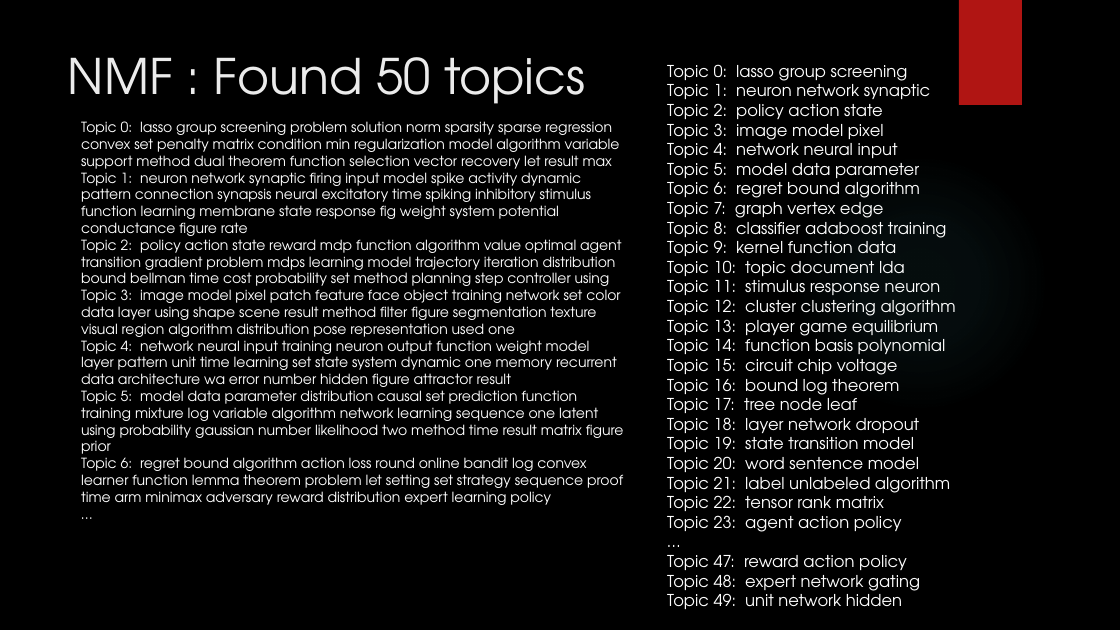
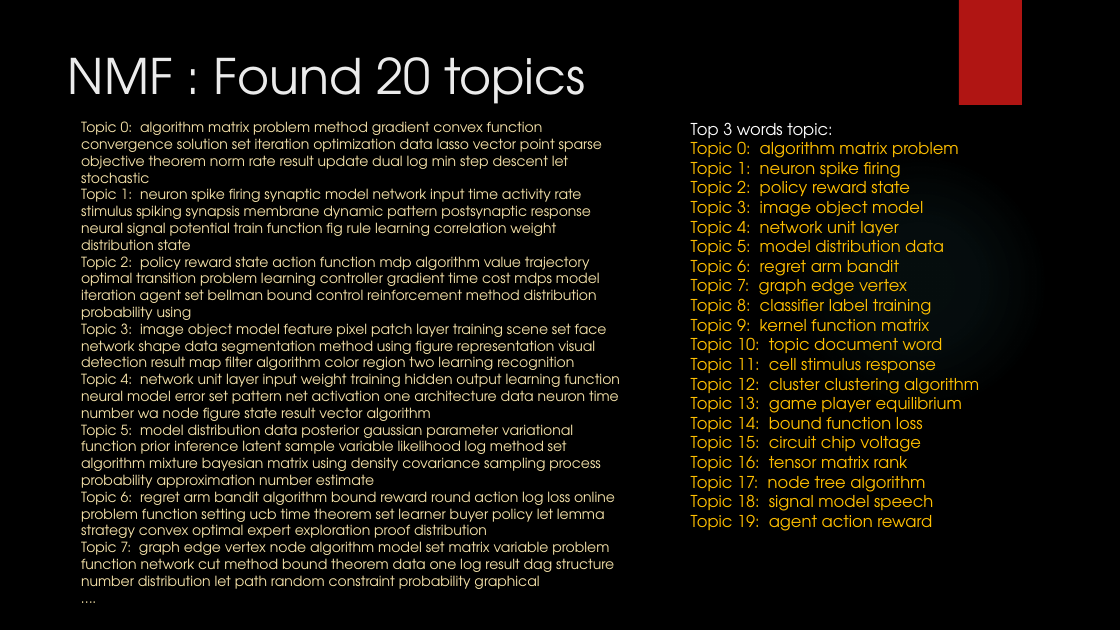
Before and after one commit to mdja/topic_model, a slide deck: slide 11 of Topic Modeling NIPS paper.pptx. Drawn at 1120x630 pixels with LibreOffice and Linux fonts; fonts in the diff are those of the drawing; background and template pictures are left out. Boxes give left, top, right and bottom in pixels: in the first picture for what was removed or moved away, otherwise in the second. Text is boxed around its words. In the diff, an @@ line names an element or a change of style, - is before the commit and + after.

```diff
--- a/Topic Modeling NIPS paper.pptx
+++ b/Topic Modeling NIPS paper.pptx
@@ title at [68, 57, 585, 104]: text changed @@
-NMF : Found 50 topics
+NMF : Found 20 topics
@@ text "Top 3 words topic:": place and size @@
-text "Top 3 words topic:" at [667, 64, 956, 609]
+text "Top 3 words topic:" at [691, 122, 979, 531]
@@ text at [81, 121, 620, 589]: text changed; text colour #FFFFFF to #F5E2A9 @@
-Topic 0: lasso group screening problem solution norm sparsity sparse regression convex set penalty matrix condition min regularization model algorithm variable support method dual theorem function selection vector recovery let result max
-Topic 1: neuron network synaptic firing input model spike activity dynamic pattern connection synapsis neural excitatory time spiking inhibitory stimulus function learning membrane state response fig weight system potential conductance figure rate
-Topic 2: policy action state reward mdp function algorithm value optimal agent transition gradient problem mdps learning model trajectory iteration distribution bound bellman time cost probability set method planning step controller using
-Topic 3: image model pixel patch feature face object training network set color data layer using shape scene result method filter figure segmentation texture visual region algorithm distribution pose representation used one
-Topic 4: network neural input training neuron output function weight model layer pattern unit time learning set state system dynamic one memory recurrent data architecture wa error number hidden figure attractor result
-Topic 5: model data parameter distribution causal set prediction function training mixture log variable algorithm network learning sequence one latent using probability gaussian number likelihood two method time result matrix figure prior
-Topic 6: regret bound algorithm action loss round online bandit log convex learner function lemma theorem problem let setting set strategy sequence proof time arm minimax adversary reward distribution expert learning policy
-…
+Topic 0: algorithm matrix problem method gradient convex function convergence solution set iteration optimization data lasso vector point sparse objective theorem norm rate result update dual log min step descent let stochastic
+Topic 1: neuron spike firing synaptic model network input time activity rate stimulus spiking synapsis membrane dynamic pattern postsynaptic response neural signal potential train function fig rule learning correlation weight distribution state
+Topic 2: policy reward state action function mdp algorithm value trajectory optimal transition problem learning controller gradient time cost mdps model iteration agent set bellman bound control reinforcement method distribution probability using
+Topic 3: image object model feature pixel patch layer training scene set face network shape data segmentation method using figure representation visual detection result map filter algorithm color region two learning recognition
+Topic 4: network unit layer input weight training hidden output learning function neural model error set pattern net activation one architecture data neuron time number wa node figure state result vector algorithm
+Topic 5: model distribution data posterior gaussian parameter variational function prior inference latent sample variable likelihood log method set algorithm mixture bayesian matrix using density covariance sampling process probability approximation number estimate
+Topic 6: regret arm bandit algorithm bound reward round action log loss online problem function setting ucb time theorem set learner buyer policy let lemma strategy convex optimal expert exploration proof distribution
+Topic 7: graph edge vertex node algorithm model set matrix variable problem function network cut method bound theorem data one log result dag structure number distribution let path random constraint probability graphical
+….
@@ text at [691, 122, 959, 379]: text changed; text colour #FFFFFF to #FFC000 @@
-Topic 0: lasso group screening
-Topic 1: neuron network synaptic
-Topic 2: policy action state
-Topic 3: image model pixel
-Topic 4: network neural input
-Topic 5: model data parameter
-Topic 6: regret bound algorithm
-Topic 7: graph vertex edge
-Topic 8: classifier adaboost training
-Topic 9: kernel function data
-Topic 10: topic document lda
-Topic 11: stimulus response neuron
+Top 3 words topic:
+Topic 0: algorithm matrix problem
+Topic 1: neuron spike firing
+Topic 2: policy reward state
+Topic 3: image object model
+Topic 4: network unit layer
+Topic 5: model distribution data
+Topic 6: regret arm bandit
+Topic 7: graph edge vertex
+Topic 8: classifier label training
+Topic 9: kernel function matrix
+Topic 10: topic document word
+Topic 11: cell stimulus response
@@ text at [691, 372, 979, 457]: text colour #FFFFFF to #FFC000 in "Topic 12: cluster clustering algorithm", "Topic 15: circuit chip voltage" @@
@@ text at [691, 392, 962, 437]: text changed; text colour #FFFFFF to #FFC000 @@
-Topic 13: player game equilibrium
-Topic 14: function basis polynomial
+Topic 13: game player equilibrium
+Topic 14: bound function loss
@@ text at [691, 451, 933, 531]: text changed; text colour #FFFFFF to #FFC000 @@
-Topic 16: bound log theorem
-Topic 17: tree node leaf
-Topic 18: layer network dropout
-Topic 19: state transition model
-Topic 20: word sentence model
-Topic 21: label unlabeled algorithm
-Topic 22: tensor rank matrix
-Topic 23: agent action policy
-…
-Topic 47: reward action policy
-Topic 48: expert network gating
-Topic 49: unit network hidden
+Topic 16: tensor matrix rank
+Topic 17: node tree algorithm
+Topic 18: signal model speech
+Topic 19: agent action reward
```
Also in this commit, not shown: 3 other slides changed, 5 slides added, 4 slides removed, 6 other files.
